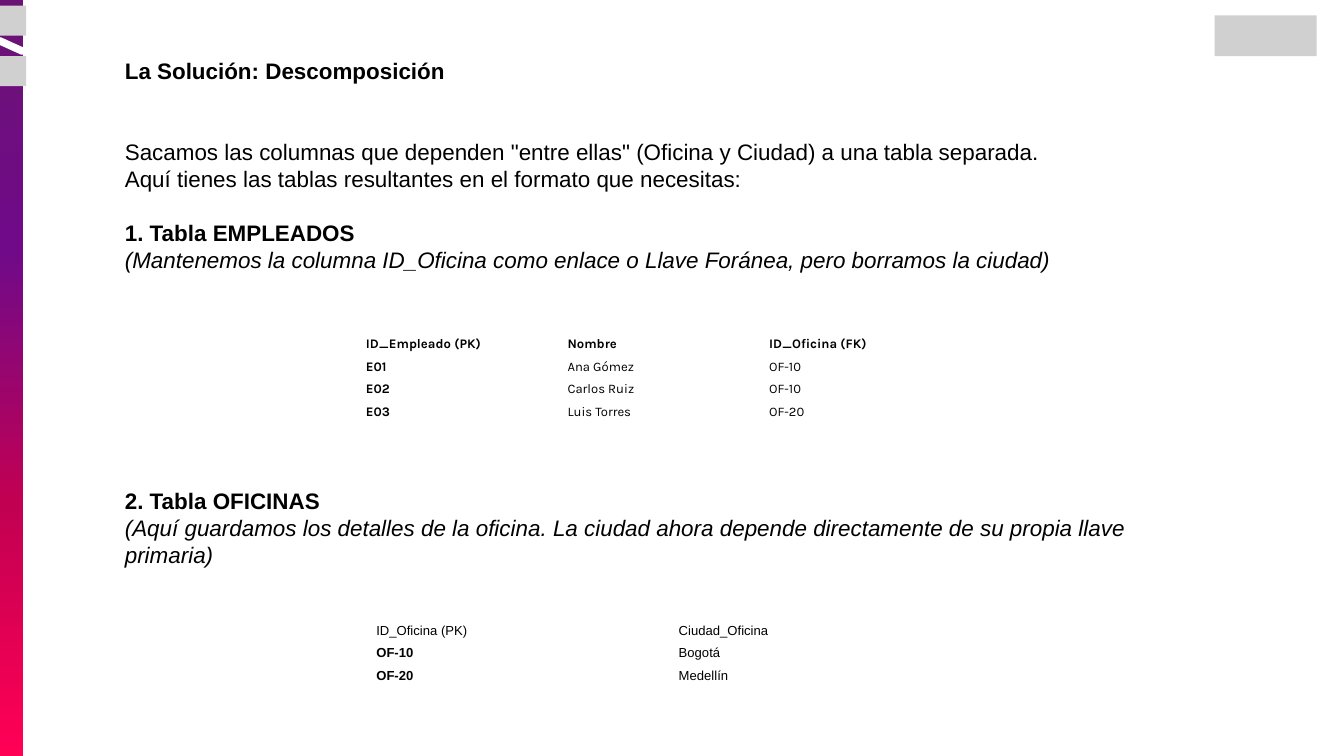
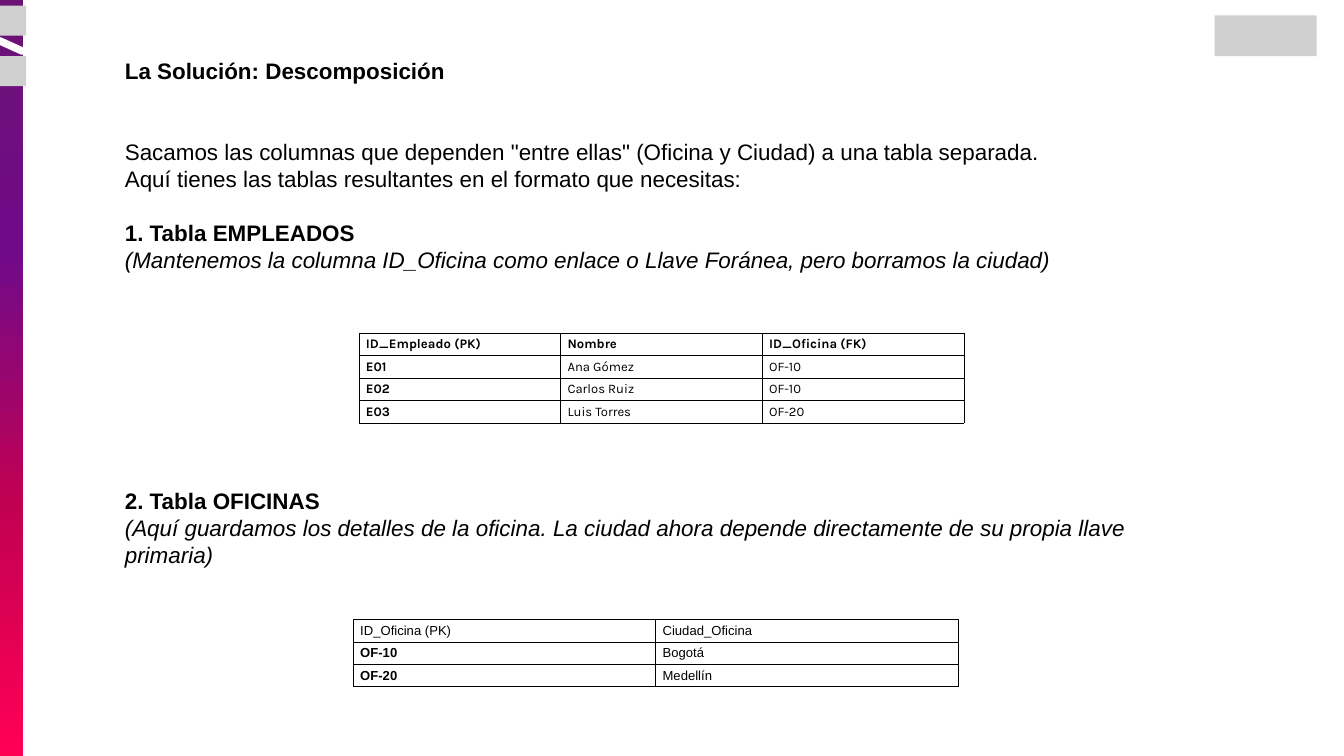
Before and after one commit to Armosque/curso-ingenieria-de-datos, a slide deck: slide 73 of modulo-02_bases_datos/01_BD Relacionales - Postgres/clases/03_Diseño Relacional.pptx (slide 72 before the commit). Drawn at 1344x756 pixels with LibreOffice and Linux fonts; fonts in the diff are those of the drawing; grey boxes stand for pictures. Boxes give left, top, right and bottom in pixels: in the first picture for what was removed or moved away, otherwise in the second. Text is boxed around its words. In the diff, an @@ line names an element or a change of style, - is before the commit and + after.

```diff
--- a/modulo-02_bases_datos/01_BD Relacionales - Postgres/clases/03_Diseño Relacional.pptx
+++ b/modulo-02_bases_datos/01_BD Relacionales - Postgres/clases/03_Diseño Relacional.pptx
@@ table at (360, 333, 964, 423) @@
@@ borders changed @@
@@ table at (353, 620, 958, 687) @@
@@ borders changed @@
@@ table: place and size @@
-table at (370, 620, 974, 687)
+table at (353, 620, 958, 687)
```
Also in this commit, not shown: 17 other slides changed, 1 slide added, 1 other file.
